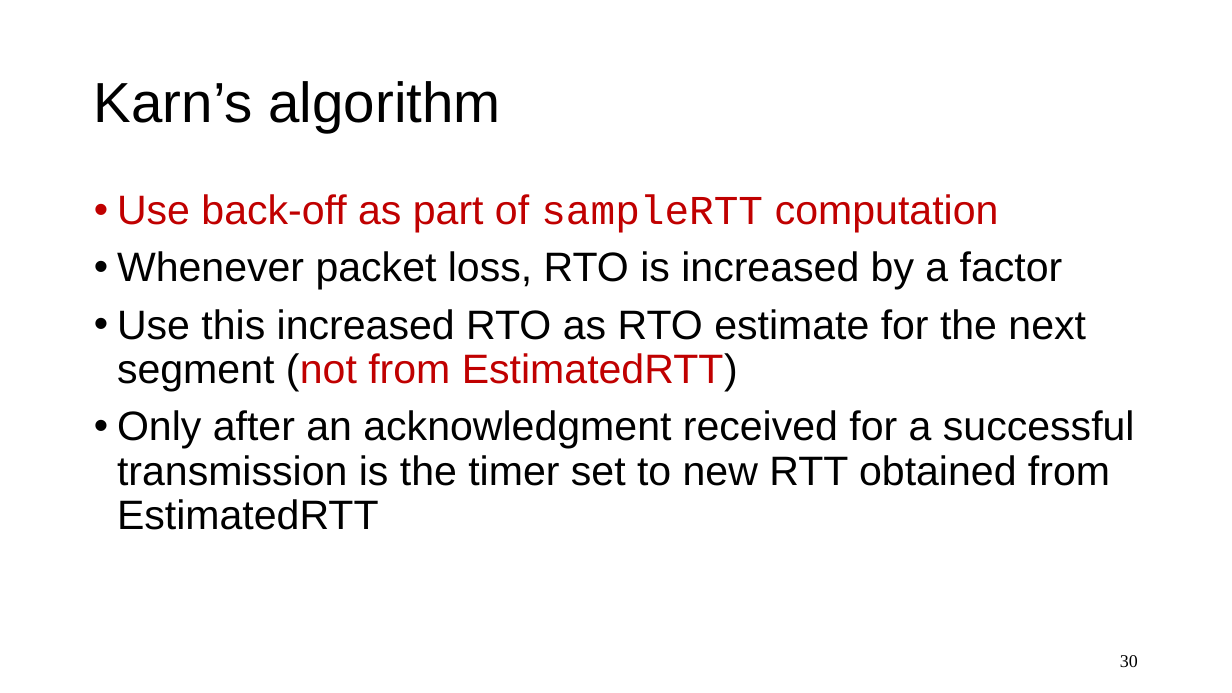
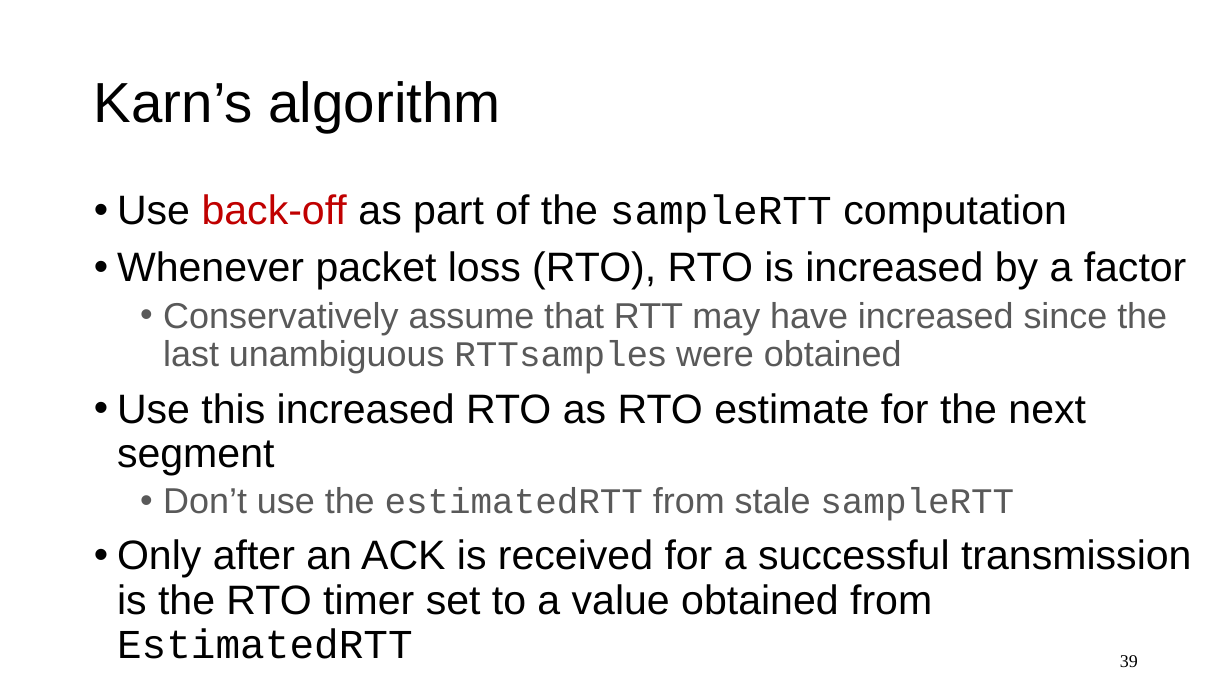
Before and after one commit to ngsrinivas/coursegen, a slide deck: slide 39 of ex/352-S21/staging/352-S21/lectures/transport-tcp-congestion-control-2.pptx (slide 30 before the commit). Drawn at 1232x693 pixels with LibreOffice and Linux fonts; fonts in the diff are those of the drawing. Boxes give left, top, right and bottom in pixels: in the first picture for what was removed or moved away, otherwise in the second. Text is boxed around its words. In the diff, an @@ line names an element or a change of style, - is before the commit and + after.

```diff
--- a/ex/352-S21/staging/352-S21/lectures/transport-tcp-congestion-control-2.pptx
+++ b/ex/352-S21/staging/352-S21/lectures/transport-tcp-congestion-control-2.pptx
@@ text at box(117, 194, 1191, 659): text changed @@
-• Use back-off as part of sampleRTT computation
-• Whenever packet loss, RTO is increased by a factor
-• Use this increased RTO as RTO estimate for the next segment (not from EstimatedRTT)
-• Only after an acknowledgment received for a successful transmission is the timer set to new RTT obtained from EstimatedRTT
+• Use back-off as part of the sampleRTT computation
+• Whenever packet loss (RTO), RTO is increased by a factor
+  • Conservatively assume that RTT may have increased since the last unambiguous RTTsamples were obtained
+• Use this increased RTO as RTO estimate for the next segment
+  • Don’t use the estimatedRTT from stale sampleRTT
+• Only after an ACK is received for a successful transmission is the RTO timer set to a value obtained from EstimatedRTT
@@ page number at box(1120, 655, 1138, 667): text changed @@
-30
+39
```
Also in this commit, not shown: 9 other slides changed, 20 slides added, 8 slides removed, 2 other files.
